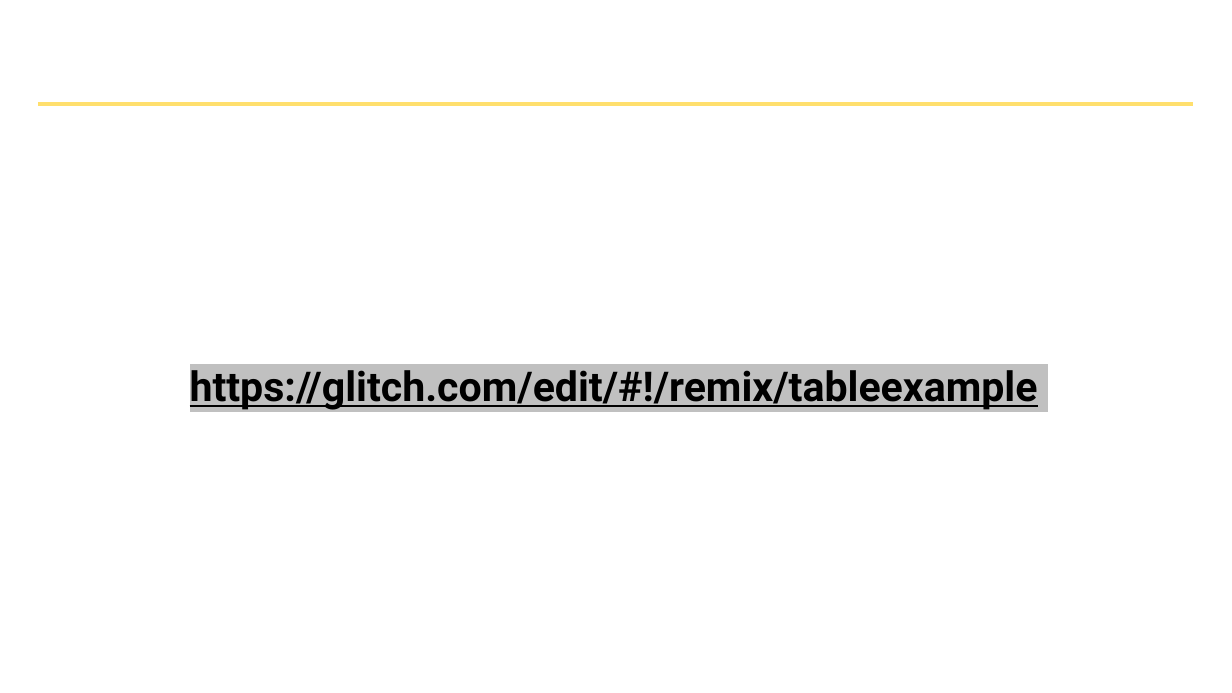
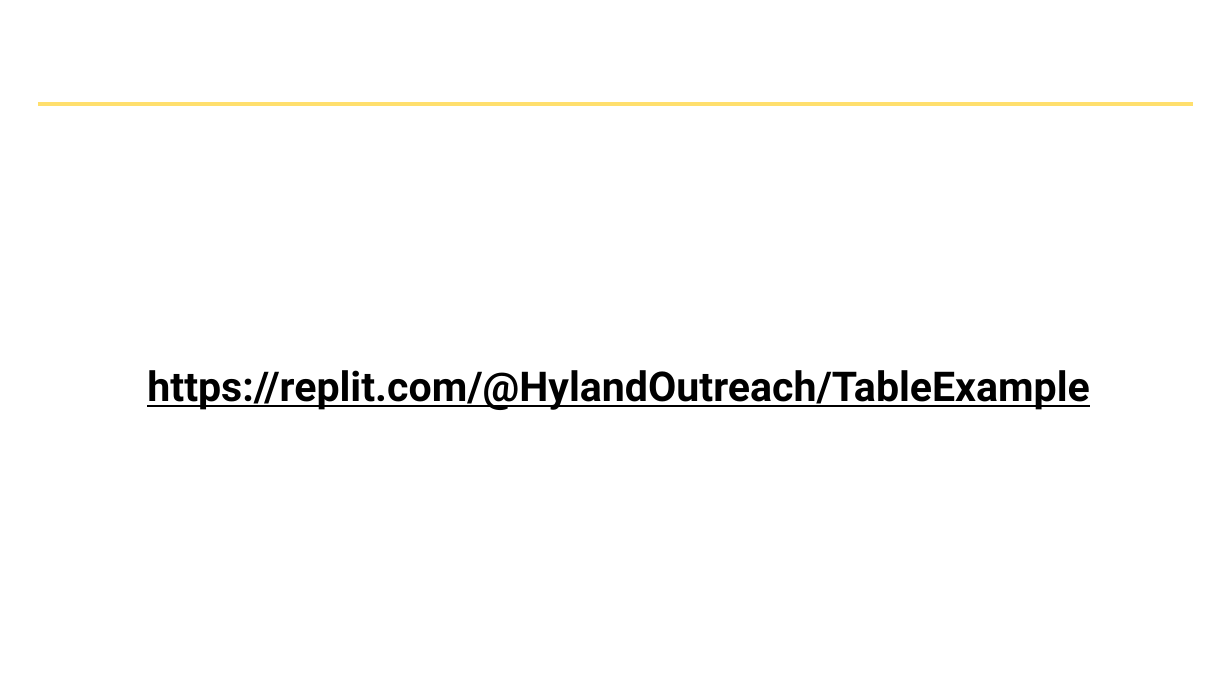
Before and after one commit to hytechclub/web-101, a slide deck: slide 5 of Week04/TablesAndIFrames.pptx. Drawn at 1232x693 pixels with LibreOffice and Linux fonts; fonts in the diff are those of the drawing; background and template pictures are left out. Boxes give left, top, right and bottom in pixels: in the first picture for what was removed or moved away, otherwise in the second. Text is boxed around its words. In the diff, an @@ line names an element or a change of style, - is before the commit and + after.

Commit message:
Revert "reapply some glitch changes"
This reverts commit a577be4958e749d99782d1e59f86bcd1357cf29e.

```diff
--- a/Week04/TablesAndIFrames.pptx
+++ b/Week04/TablesAndIFrames.pptx
@@ text at (147, 370, 1089, 410): text changed @@
-https://glitch.com/edit/#!/remix/tableexample
+https://replit.com/@HylandOutreach/TableExample
```
Also in this commit, not shown: 1 other slide changed, 11 other files.
